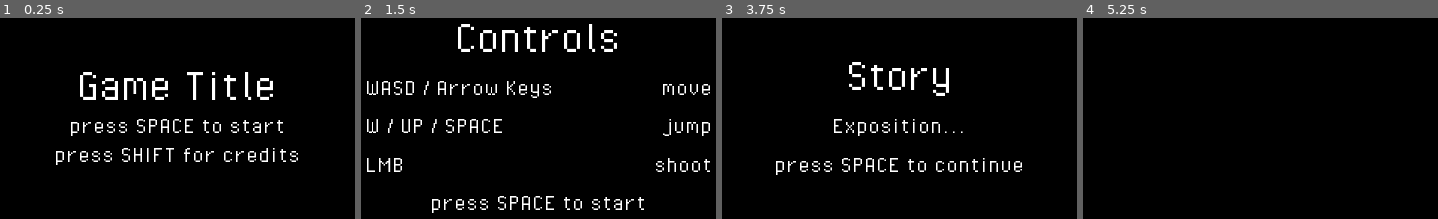
Above: before the commit, frames 1-4 (left to right).
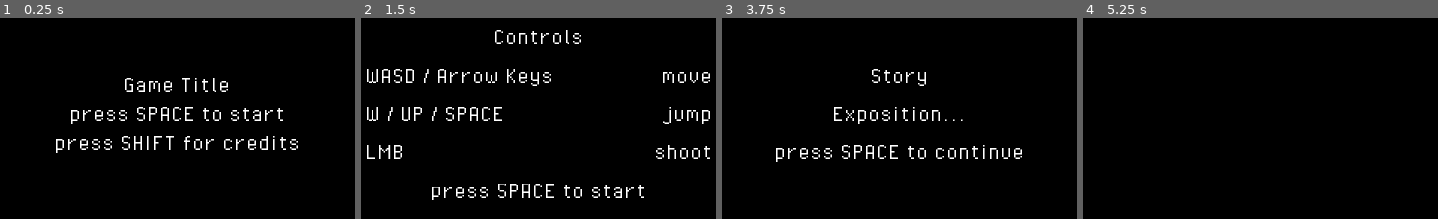
Above: after the commit, the same moments.

Repository: wavefriend/godot-dev-kit
Game: Godot game, scene res://screens/base/ScreenManager.tscn
The game is run twice, just before and just after one commit, with the same random seed, the same clock (stepped at 60 frames per second) and the same inputs.
Inputs (mouse positions are in pixels of both pictures, inside the frame that each line leads up to):
- Up to frame 1 (0.25 s): no input
- Up to frame 2 (1.5 s): tap Space (continue) at 0.5, 1.25 s; move the mouse to (712, 92) at 0.52 s; hold D (move_right) from 0.53 s (still down); click (712, 92) at 0.6 s; tap W (jump) at 0.77 s; move the mouse to (378, 136) at 1.27 s; tap Shift (alternate) at 1.35 s
- Up to frame 3 (3.75 s): tap W (jump) at 1.52, 3.02 s; click (739, 136) at 1.55 s; tap Space (continue) at 2, 2.1, 3.5 s; move the mouse to (outside the picture) at 2.02 s; release D (move_right) at 2.03 s; hold A (move_left) 2.03-2.78 s; click (outside the picture) at 2.3 s; tap R (debug_restart) at 2.75 s; move the mouse to (860, 204) at 2.77 s; hold D (move_right) from 2.78 s (still down); click (860, 204) at 2.85 s; move the mouse to (outside the picture) at 3.52 s; click (outside the picture) at 3.6 s
- Up to frame 4 (5.25 s): tap W (jump) at 3.77, 4.52 s; tap I (debug_fail) at 4.15 s; tap Space (continue) at 4.25, 5.1 s; move the mouse to (outside the picture) at 4.27 s; release D (move_right) at 4.28 s; hold A (move_left) 4.28-5.03 s; tap Shift (alternate) at 4.35 s; click (outside the picture) at 4.55 s; tap O (debug_win) at 4.9 s; move the mouse to (1299, 114) at 5.02 s; hold D (move_right) from 5.03 s (still down)

The runs differ from the first frame. In frame 1, 7.4% of the frame differs, in the area x 15-84%, y 26-74%; in frame 2, 10%, in the area x 1-99%, y 2-98%; in frame 3, 5.5%; in frame 4, nothing differs.

Commit message:
removed unused utility scripts

Diff:
--- /dev/null
+++ b/Godot 2D Singleplayer Game Dev Kit/assets/themes/menu_theme.tres
@@ -0,0 +1,6 @@
+[gd_resource type="Theme" load_steps=2 format=2]
+
+[ext_resource path="res://assets/fonts/pixel_operator_32.tres" type="DynamicFont" id=1]
+
+[resource]
+default_font = ExtResource( 1 )
--- a/Godot 2D Singleplayer Game Dev Kit/assets/themes/vector_art_theme.tres
+++ /dev/null
@@ -1,6 +0,0 @@
-[gd_resource type="Theme" load_steps=2 format=2]
-
-[ext_resource path="res://assets/fonts/fragment_core_32.tres" type="DynamicFont" id=1]
-
-[resource]
-default_font = ExtResource( 1 )
--- a/Godot 2D Singleplayer Game Dev Kit/game/Game.gd
+++ b/Godot 2D Singleplayer Game Dev Kit/game/Game.gd
@@ -4,6 +4,11 @@
 
 signal game_failed(screen_name, data)
 signal game_won(screen_name, data)
+
+############################## CONSTANTS ##############################
+
+const FAIL_DELAY_TIME := 2.0
+const WIN_DELAY_TIME := 2.0
 
 ############################## VARIABLES ##############################
 
@@ -21,6 +26,9 @@
 	# remember that game has ended
 	has_game_ended = true
 
+	# yield an amount of time
+	yield(get_tree().create_timer(FAIL_DELAY_TIME), "timeout")
+
 	# notify parent node that game has been lost
 	emit_signal("game_failed", "fail", data)
 
@@ -33,6 +41,9 @@
 
 	# remember that game has ended
 	has_game_ended = true
+
+	# yield an amount of time
+	yield(get_tree().create_timer(WIN_DELAY_TIME), "timeout")
 
 	# notify parent node that game has been won
 	emit_signal("game_won", "win", data)
--- a/Godot 2D Singleplayer Game Dev Kit/utility/players/platformer/Platformer.tscn
+++ b/Godot 2D Singleplayer Game Dev Kit/players/platformer/Platformer.tscn
@@ -1,6 +1,6 @@
 [gd_scene load_steps=4 format=2]
 
-[ext_resource path="res://utility/players/platformer/Platformer.gd" type="Script" id=1]
+[ext_resource path="res://players/platformer/Platformer.gd" type="Script" id=1]
 [ext_resource path="res://assets/art/square.png" type="Texture" id=2]
 
 [sub_resource type="RectangleShape2D" id=1]
--- a/Godot 2D Singleplayer Game Dev Kit/utility/players/topdowner/Topdowner.tscn
+++ b/Godot 2D Singleplayer Game Dev Kit/players/topdowner/Topdowner.tscn
@@ -1,6 +1,6 @@
 [gd_scene load_steps=4 format=2]
 
-[ext_resource path="res://utility/players/topdowner/Topdowner.gd" type="Script" id=1]
+[ext_resource path="res://players/topdowner/Topdowner.gd" type="Script" id=1]
 [ext_resource path="res://assets/art/circle.png" type="Texture" id=2]
 
 [sub_resource type="CircleShape2D" id=1]
--- a/Godot 2D Singleplayer Game Dev Kit/screens/CreditsScreen.tscn
+++ b/Godot 2D Singleplayer Game Dev Kit/screens/CreditsScreen.tscn
@@ -1,7 +1,6 @@
-[gd_scene load_steps=4 format=2]
+[gd_scene load_steps=3 format=2]
 
-[ext_resource path="res://assets/fonts/pixel_operator_64.tres" type="DynamicFont" id=1]
-[ext_resource path="res://assets/themes/pixel_art_theme.tres" type="Theme" id=2]
+[ext_resource path="res://assets/themes/menu_theme.tres" type="Theme" id=2]
 [ext_resource path="res://screens/base/Screen.gd" type="Script" id=3]
 
 [node name="CreditsScreen" type="Node2D"]
@@ -26,22 +25,21 @@
 
 [node name="VBoxContainer" type="VBoxContainer" parent="CanvasLayer/Control/CenterContainer"]
 margin_left = 285.0
-margin_top = 184.0
+margin_top = 200.0
 margin_right = 739.0
-margin_bottom = 392.0
+margin_bottom = 376.0
 alignment = 1
 
 [node name="Title" type="Label" parent="CanvasLayer/Control/CenterContainer/VBoxContainer"]
 margin_right = 454.0
-margin_bottom = 64.0
-custom_fonts/font = ExtResource( 1 )
+margin_bottom = 32.0
 text = "Credits"
 align = 1
 
 [node name="HBoxContainer" type="HBoxContainer" parent="CanvasLayer/Control/CenterContainer/VBoxContainer"]
-margin_top = 68.0
+margin_top = 36.0
 margin_right = 454.0
-margin_bottom = 172.0
+margin_bottom = 140.0
 custom_constants/separation = 128
 
 [node name="VBoxContainer" type="VBoxContainer" parent="CanvasLayer/Control/CenterContainer/VBoxContainer/HBoxContainer"]
@@ -91,8 +89,8 @@
 align = 2
 
 [node name="Continue" type="Label" parent="CanvasLayer/Control/CenterContainer/VBoxContainer"]
-margin_top = 176.0
+margin_top = 144.0
 margin_right = 454.0
-margin_bottom = 208.0
+margin_bottom = 176.0
 text = "press SPACE to return"
 align = 1
--- a/Godot 2D Singleplayer Game Dev Kit/screens/FailScreen.tscn
+++ b/Godot 2D Singleplayer Game Dev Kit/screens/FailScreen.tscn
@@ -1,7 +1,6 @@
-[gd_scene load_steps=4 format=2]
+[gd_scene load_steps=3 format=2]
 
-[ext_resource path="res://assets/fonts/pixel_operator_64.tres" type="DynamicFont" id=1]
-[ext_resource path="res://assets/themes/pixel_art_theme.tres" type="Theme" id=2]
+[ext_resource path="res://assets/themes/menu_theme.tres" type="Theme" id=2]
 [ext_resource path="res://screens/base/Screen.gd" type="Script" id=3]
 
 [node name="FailScreen" type="Node2D"]
@@ -26,21 +25,20 @@
 
 [node name="VBoxContainer" type="VBoxContainer" parent="CanvasLayer/Control/CenterContainer"]
 margin_left = 354.0
-margin_top = 238.0
+margin_top = 254.0
 margin_right = 670.0
-margin_bottom = 338.0
+margin_bottom = 322.0
 alignment = 1
 
 [node name="Title" type="Label" parent="CanvasLayer/Control/CenterContainer/VBoxContainer"]
 margin_right = 316.0
-margin_bottom = 64.0
-custom_fonts/font = ExtResource( 1 )
+margin_bottom = 32.0
 text = "Failure!"
 align = 1
 
 [node name="Continue" type="Label" parent="CanvasLayer/Control/CenterContainer/VBoxContainer"]
-margin_top = 68.0
+margin_top = 36.0
 margin_right = 316.0
-margin_bottom = 100.0
+margin_bottom = 68.0
 text = "press SPACE to play again"
 align = 1
--- a/Godot 2D Singleplayer Game Dev Kit/screens/StartScreen.tscn
+++ b/Godot 2D Singleplayer Game Dev Kit/screens/StartScreen.tscn
@@ -1,8 +1,7 @@
-[gd_scene load_steps=4 format=2]
+[gd_scene load_steps=3 format=2]
 
-[ext_resource path="res://assets/fonts/pixel_operator_64.tres" type="DynamicFont" id=1]
 [ext_resource path="res://screens/base/Screen.gd" type="Script" id=2]
-[ext_resource path="res://assets/themes/pixel_art_theme.tres" type="Theme" id=3]
+[ext_resource path="res://assets/themes/menu_theme.tres" type="Theme" id=3]
 
 [node name="StartScreen" type="Node2D"]
 script = ExtResource( 2 )
@@ -23,28 +22,27 @@
 
 [node name="VBoxContainer" type="VBoxContainer" parent="CanvasLayer/Control/CenterContainer"]
 margin_left = 366.0
-margin_top = 220.0
+margin_top = 236.0
 margin_right = 658.0
-margin_bottom = 356.0
+margin_bottom = 340.0
 alignment = 1
 
 [node name="Title" type="Label" parent="CanvasLayer/Control/CenterContainer/VBoxContainer"]
 margin_right = 292.0
-margin_bottom = 64.0
-custom_fonts/font = ExtResource( 1 )
+margin_bottom = 32.0
 text = "Game Title"
 align = 1
 
 [node name="Continue" type="Label" parent="CanvasLayer/Control/CenterContainer/VBoxContainer"]
-margin_top = 68.0
+margin_top = 36.0
 margin_right = 292.0
-margin_bottom = 100.0
+margin_bottom = 68.0
 text = "press SPACE to start"
 align = 1
 
 [node name="Alternate" type="Label" parent="CanvasLayer/Control/CenterContainer/VBoxContainer"]
-margin_top = 104.0
+margin_top = 72.0
 margin_right = 292.0
-margin_bottom = 136.0
+margin_bottom = 104.0
 text = "press SHIFT for credits"
 align = 1
--- a/Godot 2D Singleplayer Game Dev Kit/screens/StoryScreen.tscn
+++ b/Godot 2D Singleplayer Game Dev Kit/screens/StoryScreen.tscn
@@ -1,8 +1,7 @@
-[gd_scene load_steps=4 format=2]
+[gd_scene load_steps=3 format=2]
 
-[ext_resource path="res://assets/fonts/pixel_operator_64.tres" type="DynamicFont" id=1]
 [ext_resource path="res://screens/base/Screen.gd" type="Script" id=2]
-[ext_resource path="res://assets/themes/pixel_art_theme.tres" type="Theme" id=3]
+[ext_resource path="res://assets/themes/menu_theme.tres" type="Theme" id=3]
 
 [node name="StoryScreen" type="Node2D"]
 script = ExtResource( 2 )
@@ -26,29 +25,28 @@
 
 [node name="VBoxContainer" type="VBoxContainer" parent="CanvasLayer/Control/CenterContainer"]
 margin_left = 364.0
-margin_top = 208.0
+margin_top = 224.0
 margin_right = 660.0
-margin_bottom = 368.0
+margin_bottom = 352.0
 custom_constants/separation = 16
 alignment = 1
 
 [node name="Title" type="Label" parent="CanvasLayer/Control/CenterContainer/VBoxContainer"]
 margin_right = 296.0
-margin_bottom = 64.0
-custom_fonts/font = ExtResource( 1 )
+margin_bottom = 32.0
 text = "Story"
 align = 1
 
 [node name="Details" type="Label" parent="CanvasLayer/Control/CenterContainer/VBoxContainer"]
-margin_top = 80.0
+margin_top = 48.0
 margin_right = 296.0
-margin_bottom = 112.0
+margin_bottom = 80.0
 text = "Exposition..."
 align = 1
 
 [node name="Continue" type="Label" parent="CanvasLayer/Control/CenterContainer/VBoxContainer"]
-margin_top = 128.0
+margin_top = 96.0
 margin_right = 296.0
-margin_bottom = 160.0
+margin_bottom = 128.0
 text = "press SPACE to continue"
 align = 1
--- a/Godot 2D Singleplayer Game Dev Kit/screens/TutorialScreen.tscn
+++ b/Godot 2D Singleplayer Game Dev Kit/screens/TutorialScreen.tscn
@@ -1,8 +1,7 @@
-[gd_scene load_steps=4 format=2]
+[gd_scene load_steps=3 format=2]
 
-[ext_resource path="res://assets/fonts/pixel_operator_64.tres" type="DynamicFont" id=1]
 [ext_resource path="res://screens/base/Screen.gd" type="Script" id=2]
-[ext_resource path="res://assets/themes/pixel_art_theme.tres" type="Theme" id=3]
+[ext_resource path="res://assets/themes/menu_theme.tres" type="Theme" id=3]
 
 [node name="TutorialScreen" type="Node2D"]
 script = ExtResource( 2 )
@@ -26,23 +25,22 @@
 
 [node name="VBoxContainer" type="VBoxContainer" parent="CanvasLayer/Control/CenterContainer"]
 margin_left = 302.0
-margin_top = 160.0
+margin_top = 176.0
 margin_right = 722.0
-margin_bottom = 416.0
+margin_bottom = 400.0
 custom_constants/separation = 16
 alignment = 1
 
 [node name="Title" type="Label" parent="CanvasLayer/Control/CenterContainer/VBoxContainer"]
 margin_right = 420.0
-margin_bottom = 64.0
-custom_fonts/font = ExtResource( 1 )
+margin_bottom = 32.0
 text = "Controls"
 align = 1
 
 [node name="Controls" type="HBoxContainer" parent="CanvasLayer/Control/CenterContainer/VBoxContainer"]
-margin_top = 80.0
+margin_top = 48.0
 margin_right = 420.0
-margin_bottom = 208.0
+margin_bottom = 176.0
 custom_constants/separation = 128
 alignment = 1
 
@@ -95,8 +93,8 @@
 align = 2
 
 [node name="Continue" type="Label" parent="CanvasLayer/Control/CenterContainer/VBoxContainer"]
-margin_top = 224.0
+margin_top = 192.0
 margin_right = 420.0
-margin_bottom = 256.0
+margin_bottom = 224.0
 text = "press SPACE to start"
 align = 1
--- a/Godot 2D Singleplayer Game Dev Kit/screens/WinScreen.tscn
+++ b/Godot 2D Singleplayer Game Dev Kit/screens/WinScreen.tscn
@@ -1,7 +1,6 @@
-[gd_scene load_steps=4 format=2]
+[gd_scene load_steps=3 format=2]
 
-[ext_resource path="res://assets/fonts/pixel_operator_64.tres" type="DynamicFont" id=1]
-[ext_resource path="res://assets/themes/pixel_art_theme.tres" type="Theme" id=2]
+[ext_resource path="res://assets/themes/menu_theme.tres" type="Theme" id=2]
 [ext_resource path="res://screens/base/Screen.gd" type="Script" id=3]
 
 [node name="WinScreen" type="Node2D"]
@@ -26,21 +25,20 @@
 
 [node name="VBoxContainer" type="VBoxContainer" parent="CanvasLayer/Control/CenterContainer"]
 margin_left = 354.0
-margin_top = 238.0
+margin_top = 254.0
 margin_right = 670.0
-margin_bottom = 338.0
+margin_bottom = 322.0
 alignment = 1
 
 [node name="Title" type="Label" parent="CanvasLayer/Control/CenterContainer/VBoxContainer"]
 margin_right = 316.0
-margin_bottom = 64.0
-custom_fonts/font = ExtResource( 1 )
+margin_bottom = 32.0
 text = "Success!"
 align = 1
 
 [node name="Continue" type="Label" parent="CanvasLayer/Control/CenterContainer/VBoxContainer"]
-margin_top = 68.0
+margin_top = 36.0
 margin_right = 316.0
-margin_bottom = 100.0
+margin_bottom = 68.0
 text = "press SPACE to play again"
 align = 1
--- /dev/null
+++ b/Godot 2D Singleplayer Game Dev Kit/tilemaps/EasyTileMap.tscn
@@ -0,0 +1,8 @@
+[gd_scene load_steps=2 format=2]
+
+[ext_resource path="res://assets/tilesets/tileset.tres" type="TileSet" id=1]
+
+[node name="EasyTileMap" type="TileMap"]
+tile_set = ExtResource( 1 )
+collision_layer = 3
+format = 1
--- a/Godot 2D Singleplayer Game Dev Kit/utility/bullet/Bullet.gd
+++ /dev/null
@@ -1,20 +0,0 @@
-extends Area2D
-
-
-export(float) var speed := 512.0 # pixels / sec
-
-
-# called every frame
-func _physics_process(delta:float):
-	# moves bullet along bullet's rotation direction at speed
-	global_position += speed * delta * Vector2.RIGHT.rotated(global_rotation)
-
-
-# called when bullet hits something
-func _on_Bullet_body_entered(body:CollisionObject2D):
-	# call hit method if collider has hit method
-	if is_instance_valid(body) and body.has_method("hit"):
-		body.hit()
-
-	# destroy bullet so that it doesnt travel forever
-	queue_free()
--- a/Godot 2D Singleplayer Game Dev Kit/utility/bullet/Bullet.tscn
+++ /dev/null
@@ -1,21 +0,0 @@
-[gd_scene load_steps=4 format=2]
-
-[ext_resource path="res://assets/art/circle.png" type="Texture" id=1]
-[ext_resource path="res://utility/bullet/Bullet.gd" type="Script" id=2]
-
-[sub_resource type="CircleShape2D" id=1]
-radius = 8.0
-
-[node name="Bullet" type="Area2D"]
-collision_layer = 0
-collision_mask = 3
-script = ExtResource( 2 )
-
-[node name="CollisionShape2D" type="CollisionShape2D" parent="."]
-shape = SubResource( 1 )
-
-[node name="Sprite" type="Sprite" parent="."]
-scale = Vector2( 0.25, 0.25 )
-texture = ExtResource( 1 )
-
-[connection signal="body_entered" from="." to="." method="_on_Bullet_body_entered"]
--- a/Godot 2D Singleplayer Game Dev Kit/utility/clock/Clock.gd
+++ /dev/null
@@ -1,38 +0,0 @@
-extends Node2D
-
-
-signal time_ranout # called when time ranout
-
-
-# stores reference to label for time remaining
-onready var time_remaining_label := $CanvasLayer/Control/TimeRemaining
-
-# store how long it takes for the clock to count down
-# export means that their values can be set in the Inspector
-export(float) var duration := 60.0 # in units of seconds
-
-var time_remaining := 0.0
-
-
-# called when object first created
-func _ready():
-	set_time_remaining(duration)
-
-
-# called every frame
-func _process(delta:float):
-	set_time_remaining(time_remaining - delta)
-
-
-# stores and displays time remaining
-func set_time_remaining(value:float):
-	# store time remaining
-	time_remaining = max(value, 0.0)
-
-	# display time remaining
-	time_remaining_label.text = str(round(value)) + " seconds remaining"
-
-	# emits signal when out of time, by default clock does not know who won
-	if is_equal_approx(time_remaining, 0.0):
-		set_process(false) # stop counting down timer
-		emit_signal("time_ranout") # signal that time has ran out
--- a/Godot 2D Singleplayer Game Dev Kit/utility/clock/Clock.tscn
+++ /dev/null
@@ -1,26 +0,0 @@
-[gd_scene load_steps=3 format=2]
-
-[ext_resource path="res://assets/themes/pixel_art_theme.tres" type="Theme" id=1]
-[ext_resource path="res://utility/clock/Clock.gd" type="Script" id=3]
-
-[node name="Clock" type="Node2D"]
-script = ExtResource( 3 )
-
-[node name="CanvasLayer" type="CanvasLayer" parent="."]
-
-[node name="Control" type="Control" parent="CanvasLayer"]
-anchor_right = 1.0
-anchor_bottom = 1.0
-theme = ExtResource( 1 )
-__meta__ = {
-"_edit_use_anchors_": false
-}
-
-[node name="TimeRemaining" type="Label" parent="CanvasLayer/Control"]
-anchor_right = 1.0
-anchor_bottom = 0.056
-margin_bottom = -0.256001
-text = "0 seconds remaining"
-__meta__ = {
-"_edit_use_anchors_": false
-}
--- a/Godot 2D Singleplayer Game Dev Kit/utility/gun/Gun.gd
+++ /dev/null
@@ -1,26 +0,0 @@
-extends Node2D
-
-
-const BULLET_SCENE := preload("res://utility/bullet/Bullet.tscn")
-
-
-onready var fire_point := $FirePoint
-
-
-func _physics_process(_delta:float):
-	global_rotation = global_position.direction_to(get_global_mouse_position()).angle()
-
-	if Input.is_action_just_pressed("shoot"):
-		shoot()
-
-
-func shoot():
-	var inst := BULLET_SCENE.instance()
-
-	var game = get_parent().get_parent()
-
-	game.add_child(inst)
-	inst.global_position = fire_point.global_position
-	inst.global_rotation = global_rotation
-
-	pass
--- a/Godot 2D Singleplayer Game Dev Kit/utility/gun/Gun.tscn
+++ /dev/null
@@ -1,15 +0,0 @@
-[gd_scene load_steps=3 format=2]
-
-[ext_resource path="res://assets/art/square.png" type="Texture" id=1]
-[ext_resource path="res://utility/gun/Gun.gd" type="Script" id=2]
-
-[node name="Gun" type="Node2D"]
-script = ExtResource( 2 )
-
-[node name="Sprite" type="Sprite" parent="."]
-position = Vector2( 32, 0 )
-scale = Vector2( 1, 0.25 )
-texture = ExtResource( 1 )
-
-[node name="FirePoint" type="Position2D" parent="."]
-position = Vector2( 64, 0 )
--- a/Godot 2D Singleplayer Game Dev Kit/utility/win_flag/WinFlag.gd
+++ /dev/null
@@ -1,8 +0,0 @@
-extends Area2D
-
-
-signal player_captured_flag
-
-
-func _on_WinFlag_body_entered(_body:CollisionObject2D):
-	emit_signal("player_captured_flag")
--- a/Godot 2D Singleplayer Game Dev Kit/utility/win_flag/WinFlag.tscn
+++ /dev/null
@@ -1,20 +0,0 @@
-[gd_scene load_steps=4 format=2]
-
-[ext_resource path="res://assets/art/square.png" type="Texture" id=1]
-[ext_resource path="res://utility/win_flag/WinFlag.gd" type="Script" id=2]
-
-[sub_resource type="RectangleShape2D" id=1]
-extents = Vector2( 32, 32 )
-
-[node name="WinFlag" type="Area2D"]
-collision_layer = 0
-collision_mask = 2
-script = ExtResource( 2 )
-
-[node name="CollisionShape2D" type="CollisionShape2D" parent="."]
-shape = SubResource( 1 )
-
-[node name="Sprite" type="Sprite" parent="."]
-texture = ExtResource( 1 )
-
-[connection signal="body_entered" from="." to="." method="_on_WinFlag_body_entered"]
Renamed: Godot 2D Singleplayer Game Dev Kit/utility/players/platformer/Platformer.gd -> Godot 2D Singleplayer Game Dev Kit/players/platformer/Platformer.gd
Renamed: Godot 2D Singleplayer Game Dev Kit/utility/players/topdowner/Topdowner.gd -> Godot 2D Singleplayer Game Dev Kit/players/topdowner/Topdowner.gd
